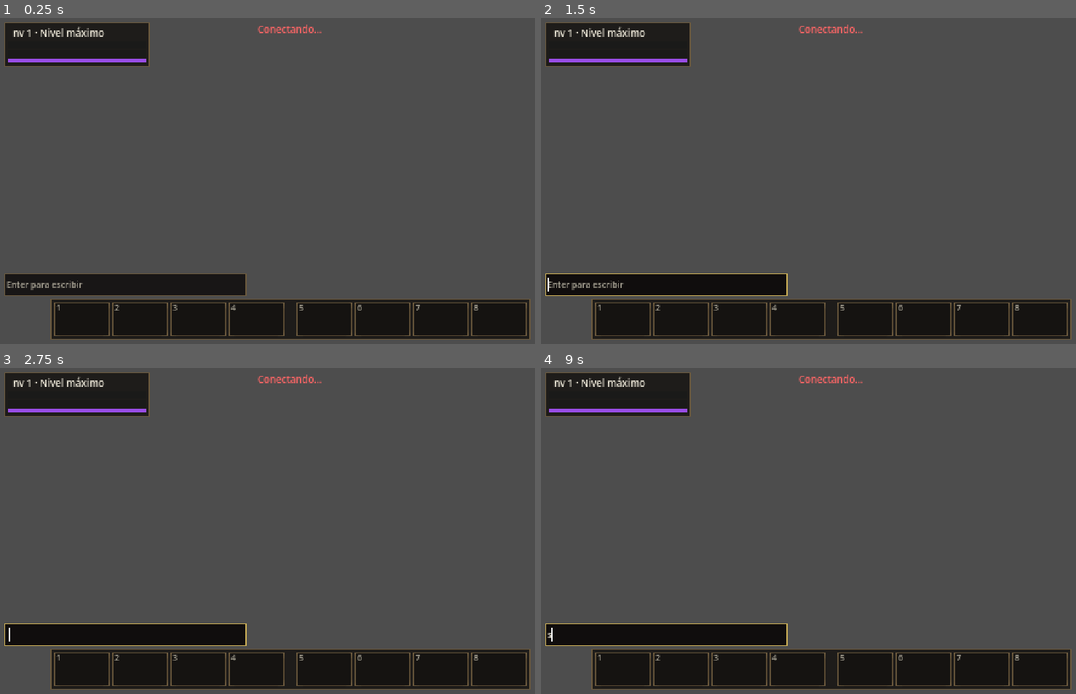
Above: before the commit, frames 1-4 (two rows, left to right).
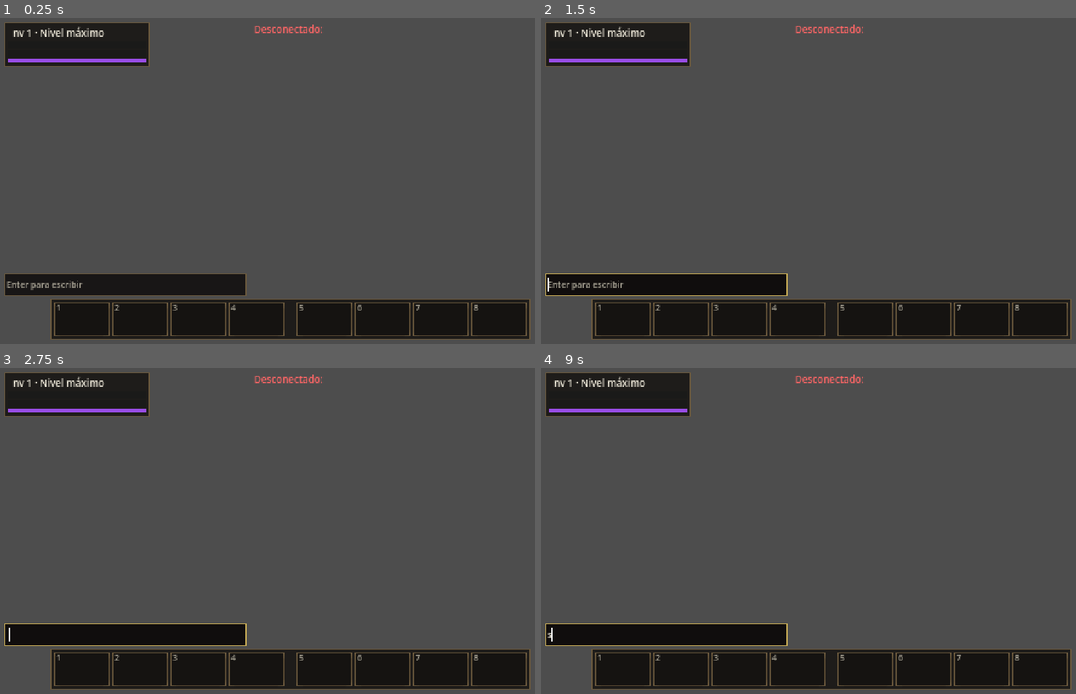
Above: after the commit, the same moments.

Repository: Seem1019/PixelRealms
Game: Godot game, scene res://scenes/world/world.tscn
Same seed, same stepped clock (60 frames per second), same inputs: the game is played once before the commit and once after it. This scene is started directly instead of the project's main scene.
Inputs (mouse positions are in pixels of both pictures, inside the frame that each line leads up to):
- Up to frame 1 (0.25 s): no input
- Up to frame 2 (1.5 s): click (664, 285) at 0.52 s; type "12" at 0.6 s; tap Enter (chat_focus) at 1.25 s; move the mouse to (958, 164) at 1.27 s; hold D (move_right) from 1.28 s (still down); hold Enter (chat_focus) from 1.28 s (still down); click (958, 164) at 1.42 s
- Up to frame 3 (2.75 s): release D (move_right) at 2 s; release Enter (chat_focus) at 2 s; tap Space at 2 s; drag from (176, 547) to (262, 596) at 2.02 s
- Up to frame 4 (9 s): tap Enter (chat_focus) at 2.75, 3.05, 4.25, 4.55 s; move the mouse to (888, 459) at 2.77 s; hold D (move_right) 2.78-3.5 s; hold Tab (target_next) 2.78-3.5 s; tap Space at 3.5, 5 s; drag from (803, 596) to (658, 482) at 3.52 s; move the mouse to (1006, 579) at 4.27 s; hold A (move_left) 4.28-5 s; hold P (toggle_spellbook) 4.28-5 s; drag from (658, 482) to (744, 449) at 5.02 s; move the mouse to (862, 531) at 5.77 s; hold S (move_down) 5.78-6.5 s; hold Enter (chat_focus) 5.78-6.5 s; tap Alt at 5.85 s; click (862, 531) at 5.92 s; drag from (744, 449) to (717, 547) at 6.52 s; move the mouse to (958, 514) at 7.27 s; hold W (move_up) 7.28-8 s; hold Enter (chat_focus) 7.28-8 s; drag from (717, 547) to (803, 596) at 8.02 s; move the mouse to (888, 459) at 8.77 s; hold S (move_down) from 8.78 s (still down); hold Tab (target_next) from 8.78 s (still down)

The runs differ from the first frame. In frame 1, 0.2% of the frame differs, in the area x 47-61%, y 2-5%; in frame 2, 0.2%; in frame 3, 0.2%; in frame 4, 0.2%.

Commit message:
feat(client): fade the chat out when idle
The chat stayed on screen all the time. It now fades out after 8 s without new messages and comes back when a message arrives or Enter opens the input; it never hides while typing.

Diff:
--- a/client/scripts/ui/chat_panel.gd
+++ b/client/scripts/ui/chat_panel.gd
@@ -2,7 +2,8 @@
 extends Control
 ## Chat (HU-060): Enter enfoca, Enter envía, Esc cancela; sin prefijo → say; `/g`, `/w Nombre`, `/p`, `/invite`, `/leave`,
 ## `/kick`, `/duel`, `/rendirse`, `/trade`, `/who`; colores por canal; BBCode escapado; burbuja 4 s sobre la cabeza (el mundo la dibuja).
-## Mientras la caja tiene el foco, el mundo no mueve al personaje (`is_typing`).
+## Mientras la caja tiene el foco, el mundo no mueve al personaje (`is_typing`). Tras FADE_DELAY_SEC sin mensajes se
+## desvanece en FADE_SEC; vuelve al llegar un mensaje o al pulsar Enter, y no se esconde mientras escribes.
 
 signal bubble_requested(from: String, text: String)
 signal command(name: String, args: String)
@@ -12,10 +13,13 @@
 const WIDTH := 200
 const LOG_HEIGHT := 64
 const INPUT_HEIGHT := 14
+const FADE_DELAY_SEC := 8.0
+const FADE_SEC := 1.0
 
 var _log: RichTextLabel
 var _input: LineEdit
 var _lines: Array[String] = []
+var _last_activity_ms: int = 0
 
 
 func is_typing() -> bool:
@@ -48,11 +52,30 @@
 	v.add_child(_input)
 	GameState.chat_received.connect(add_message)
 	GameState.notice.connect(func(t: String) -> void: add_message("system", "", t))
+	_last_activity_ms = Time.get_ticks_msec()
+
+
+func _process(_delta: float) -> void:
+	update_fade(Time.get_ticks_msec())
+
+
+## Opacidad del chat según el tiempo desde el último mensaje o desde que se dejó de escribir.
+func update_fade(now_ms: int) -> void:
+	if is_typing():
+		_last_activity_ms = now_ms
+	var idle_sec := (now_ms - _last_activity_ms) / 1000.0
+	modulate.a = clampf(1.0 - (idle_sec - FADE_DELAY_SEC) / FADE_SEC, 0.0, 1.0)
+
+
+## Enter: enfoca la caja y muestra el chat.
+func open_input() -> void:
+	_last_activity_ms = Time.get_ticks_msec()
+	_input.grab_focus()
 
 
 func _unhandled_input(event: InputEvent) -> void:
 	if event.is_action_pressed("chat_focus") and not is_typing():
-		_input.grab_focus()
+		open_input()
 		get_viewport().set_input_as_handled()
 
 
@@ -109,5 +132,6 @@
 	while _lines.size() > MAX_LINES:
 		_lines.remove_at(0)
 	_log.text = "\n".join(_lines)
+	_last_activity_ms = Time.get_ticks_msec()
 	if channel == "say" and not from.is_empty() and from != GameState.character_name:
 		bubble_requested.emit(from, text)
--- a/client/tests/test_world_playtest_fixes.gd
+++ b/client/tests/test_world_playtest_fixes.gd
@@ -166,6 +166,26 @@
 	assert_false(_world._reticle._marks.has(8))
 
 
+# --- Punto 7: el chat se desvanece -------------------------------------------------------------------------------------
+
+func test_chat_fades_when_idle_and_comes_back_on_message_or_enter() -> void:
+	_welcome()
+	var chat: ChatPanel = _world._chat
+	var t0 := Time.get_ticks_msec()
+	chat.add_message("say", "Bob", "hola")
+	chat.update_fade(t0)
+	assert_almost_eq(chat.modulate.a, 1.0, 0.01)
+	chat.update_fade(t0 + int((ChatPanel.FADE_DELAY_SEC + ChatPanel.FADE_SEC) * 1000) + 100)
+	assert_almost_eq(chat.modulate.a, 0.0, 0.01, "sin mensajes nuevos se desvanece")
+	chat.add_message("global", "Bob", "¿alguien?")
+	chat.update_fade(Time.get_ticks_msec())
+	assert_almost_eq(chat.modulate.a, 1.0, 0.01, "vuelve al llegar un mensaje")
+	chat.update_fade(Time.get_ticks_msec() + 60_000)
+	chat.open_input()  # Enter
+	chat.update_fade(Time.get_ticks_msec() + 120_000)
+	assert_almost_eq(chat.modulate.a, 1.0, 0.01, "mientras escribes no se esconde")
+
+
 # --- Punto 11: a quién alcanza un área ----------------------------------------------------------------------------------
 
 func test_every_target_of_an_area_flashes_and_gets_its_own_number() -> void:
